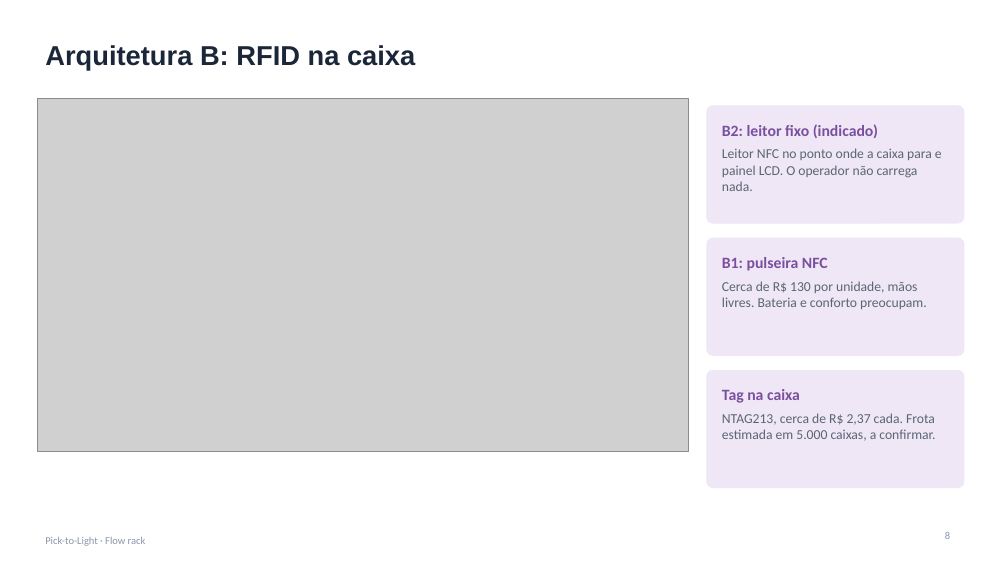
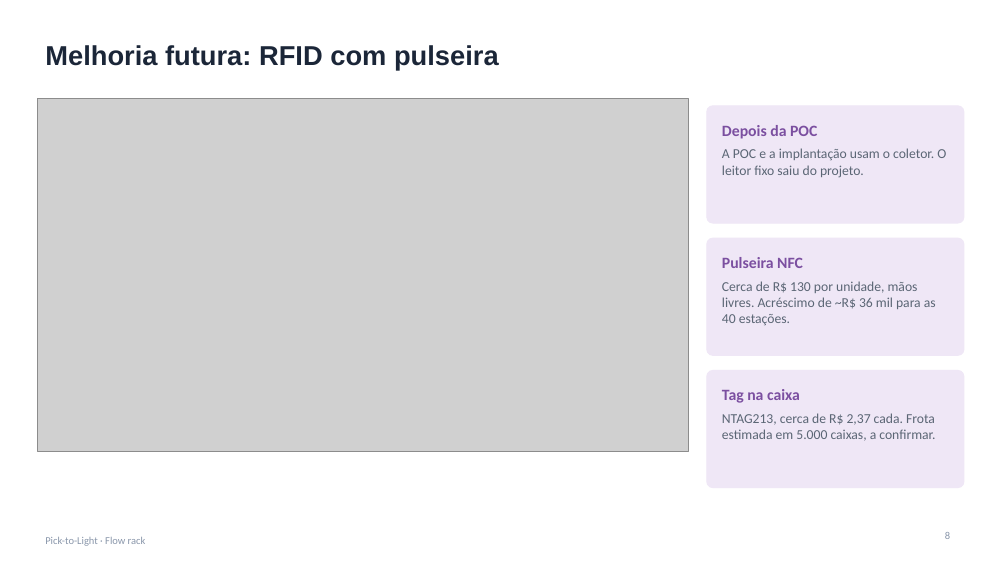
Before and after one commit to jivo88/picking_to_light, a slide deck: slide 8 of projeto/entregaveis/Apresentacao_PTL.pptx. Drawn at 1008x567 pixels with LibreOffice and Linux fonts; fonts in the diff are those of the drawing; grey boxes stand for pictures. Boxes give left, top, right and bottom in pixels: in the first picture for what was removed or moved away, otherwise in the second. Text is boxed around its words. In the diff, an @@ line names an element or a change of style, - is before the commit and + after.

```diff
--- a/projeto/entregaveis/Apresentacao_PTL.pptx
+++ b/projeto/entregaveis/Apresentacao_PTL.pptx
@@ title at (45, 45, 499, 70): text changed @@
-Arquitetura B: RFID na caixa
+Melhoria futura: RFID com pulseira
@@ text at (722, 125, 817, 139): text changed @@
-B2: leitor fixo (indicado)
+Depois da POC
@@ text at (722, 148, 946, 178): text changed @@
-Leitor NFC no ponto onde a caixa para e painel LCD. O operador não carrega nada.
+A POC e a implantação usam o coletor. O leitor fixo saiu do projeto.
@@ text at (722, 257, 803, 268): text changed @@
-B1: pulseira NFC
+Pulseira NFC
@@ text at (722, 281, 936, 325): text changed @@
-Cerca de R$ 130 por unidade, mãos livres. Bateria e conforto preocupam.
+Cerca de R$ 130 por unidade, mãos livres. Acréscimo de ~R$ 36 mil para as 40 estações.
```
Also in this commit, not shown: 6 other slides changed, 14 other files.
